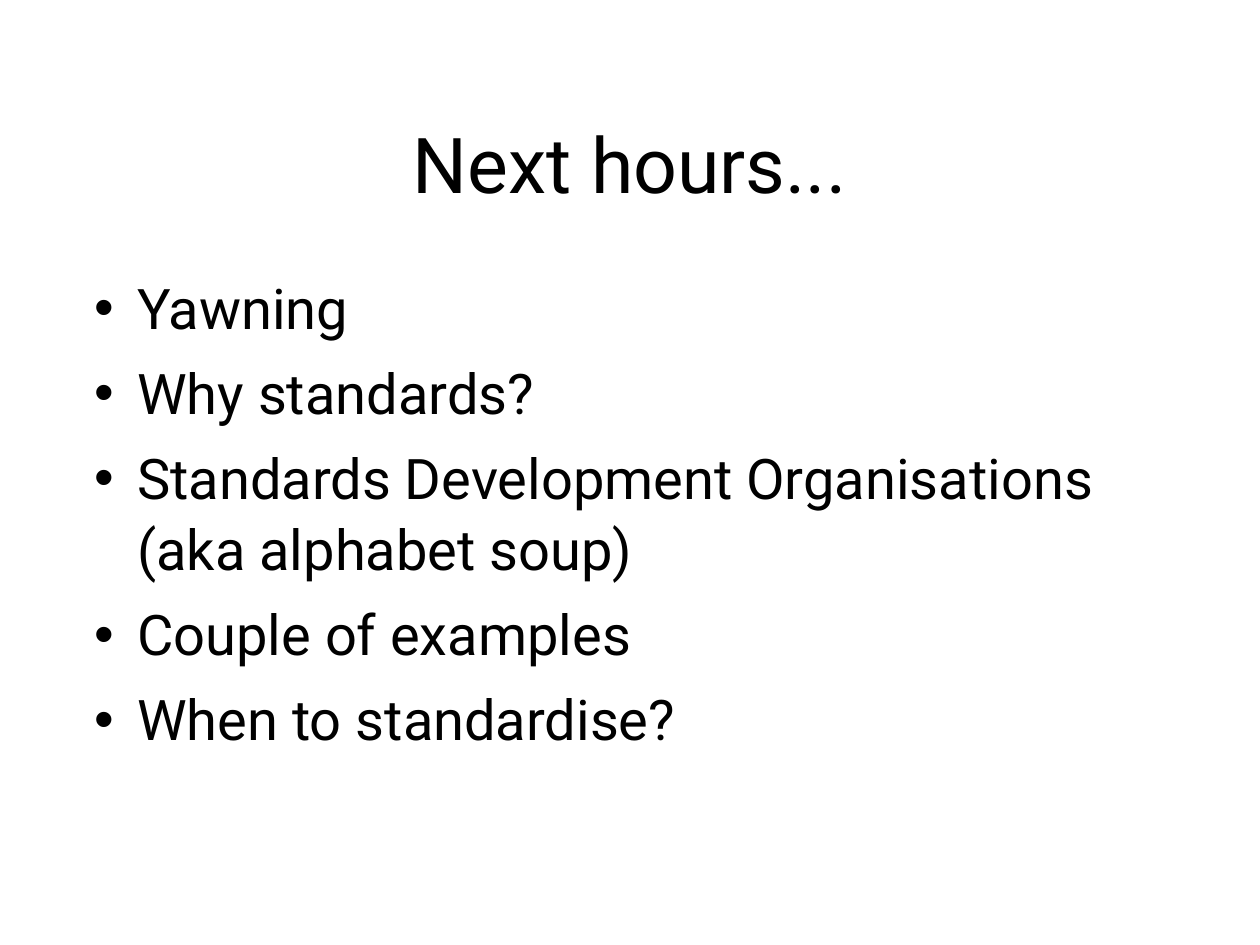
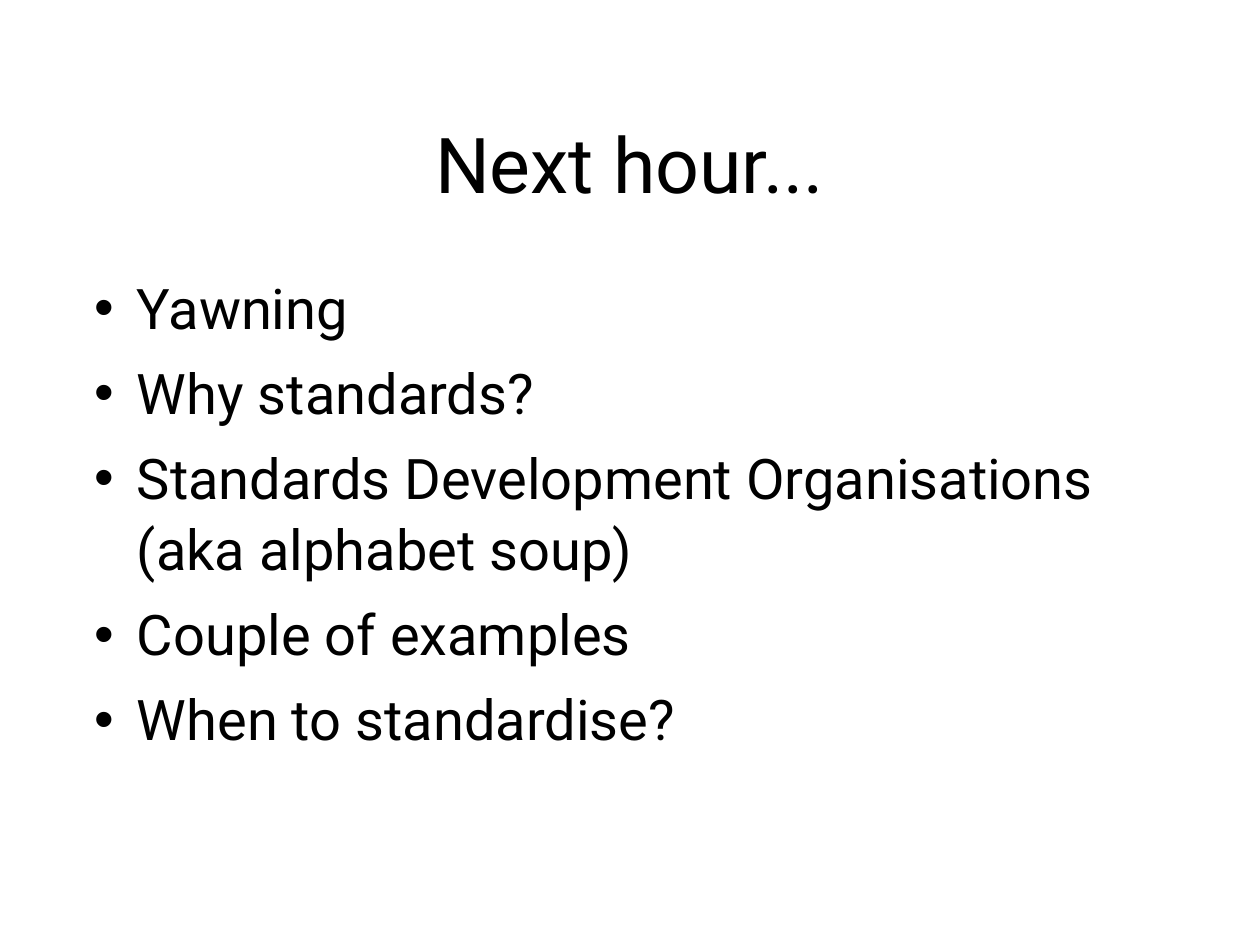
Before and after one commit to sftcd/cs7053, a slide deck: slide 2 of 2016lectures/06-protocols.ppt. Drawn at 1260x945 pixels with LibreOffice and Linux fonts; fonts in the diff are those of the drawing. Boxes give left, top, right and bottom in pixels: in the first picture for what was removed or moved away, otherwise in the second. Text is boxed around its words. In the diff, an @@ line names an element or a change of style, - is before the commit and + after.

Commit message:
added hr stuff

```diff
--- a/2016lectures/06-protocols.ppt
+++ b/2016lectures/06-protocols.ppt
@@ title at (435, 135, 824, 194): text changed @@
-Next hours...
+Next hour...
```
Also in this commit, not shown: 48 other slides changed, 3 slides added.
